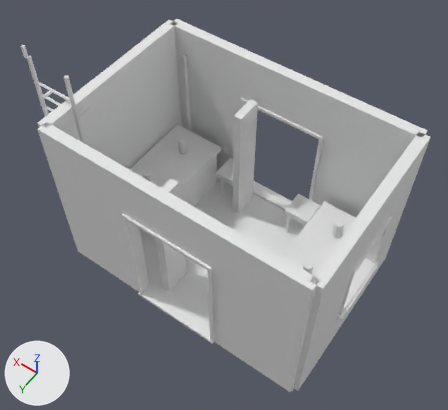
Renders of the OBJ model verdant-exchange-r1/Assets/northern-service-annex-state-2.obj from each side of a commit.
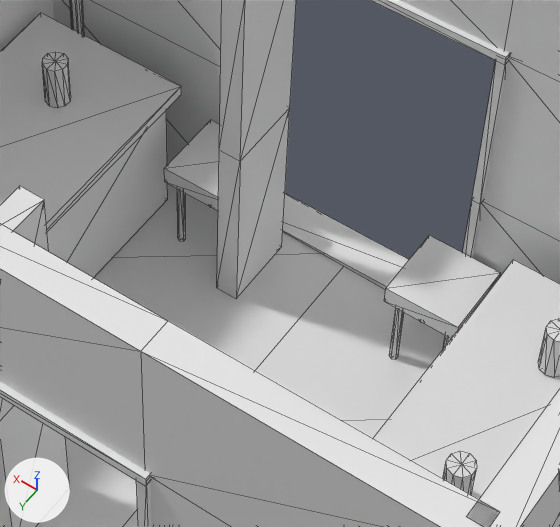
There are two pictures of each version: one whole from a 50 mm lens placed at (-3.54, 5.15, 9.52), pointed at (-0.01, 0.21, 1.75), one close up on the part from 37% to 76% of the width and 29% to 69% of the height. The lights are fixed; the arrows at lower left show +X, +Y and +Z. The older version's two pictures come first. The close-ups show mesh edges as thin lines. Where no turn or scale is listed for an object, it has been applied to the vertices.

The scene before the commit, as lines of its bpy script (objects in view):
```python
me_northern_service_annex_state_2 = bpy.data.meshes.new('northern-service-annex-state-2')
me_northern_service_annex_state_2.from_pydata(...)  # 884 vertices, 1524 faces; spans x -2.42..2.95, y -1.62..1.63, z 0.0..4.0
ob_northern_service_annex_state_2 = bpy.data.objects.new('northern-service-annex-state-2', me_northern_service_annex_state_2)
ob_northern_service_annex_state_2.location = (0.0, 0.0, 0.0)
```
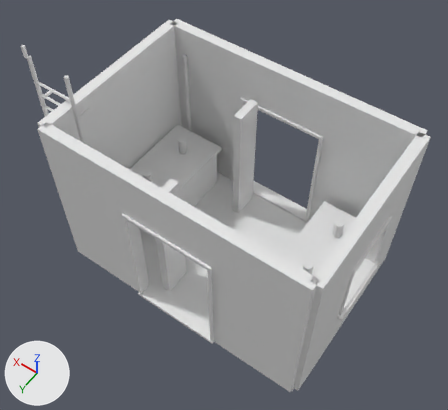
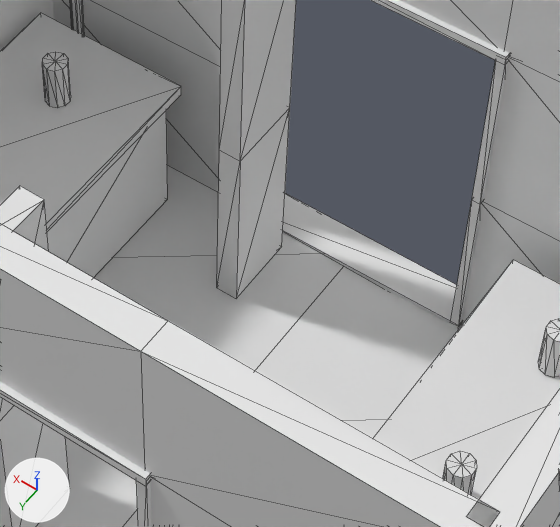
Pixel boxes (x1, y1, x2, y2) of what changed, in the close-ups (560 x 527 px):
part 1 of me_northern_service_annex_state_2, deleted
    before: (165, 120, 501, 359)

The change, as a diff of the scene's bpy script:
```diff
--- a/verdant-exchange-r1/Assets/northern-service-annex-state-2.obj.py
+++ b/verdant-exchange-r1/Assets/northern-service-annex-state-2.obj.py
@@ me_northern_service_annex_state_2 @@
 # used by ob_northern_service_annex_state_2; location = (0.0, 0.0, 0.0)
-me_northern_service_annex_state_2.from_pydata(...)  # 884 vertices, 1524 faces; spans x -2.42..2.95, y -1.62..1.63, z 0.0..4.0
+me_northern_service_annex_state_2.from_pydata(...)  # 756 vertices, 1308 faces; spans x -2.42..2.95, y -1.62..1.63, z 0.0..4.0
+# me_northern_service_annex_state_2 part 1: 10 loose pieces with 128 vertices, spanning x -0.98..0.98, y -1.38..-0.92, z 0.15..0.81, are deleted
+# other edits to the shape of me_northern_service_annex_state_2 do not show in these pictures
```
